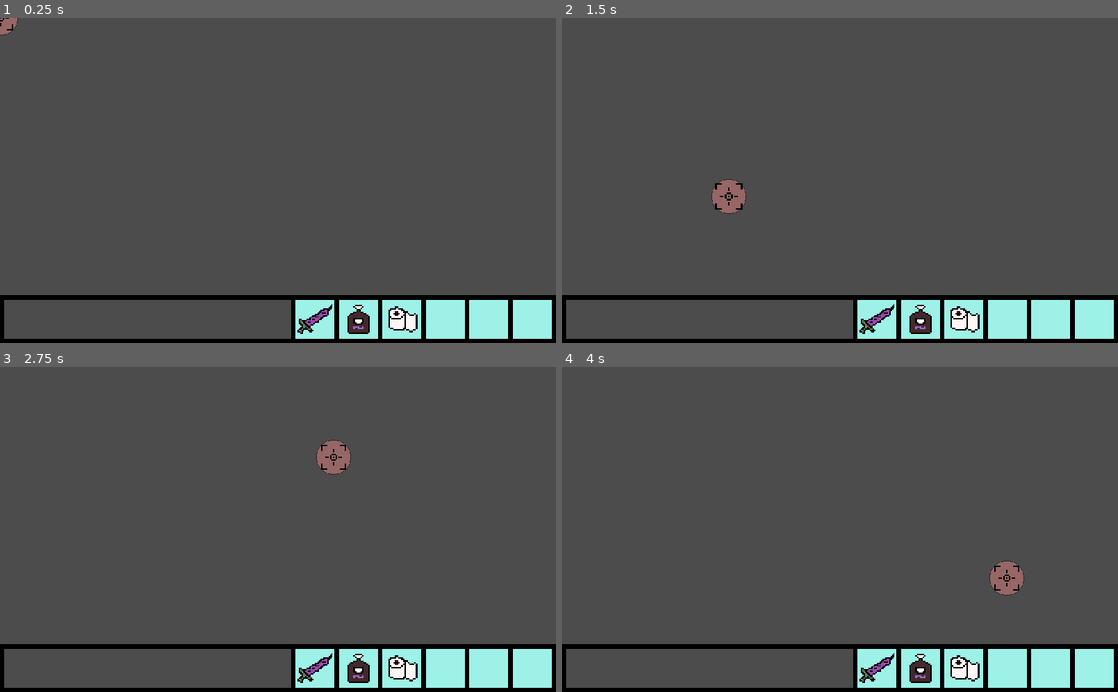
Above: before the commit, frames 1-4 (two rows, left to right).
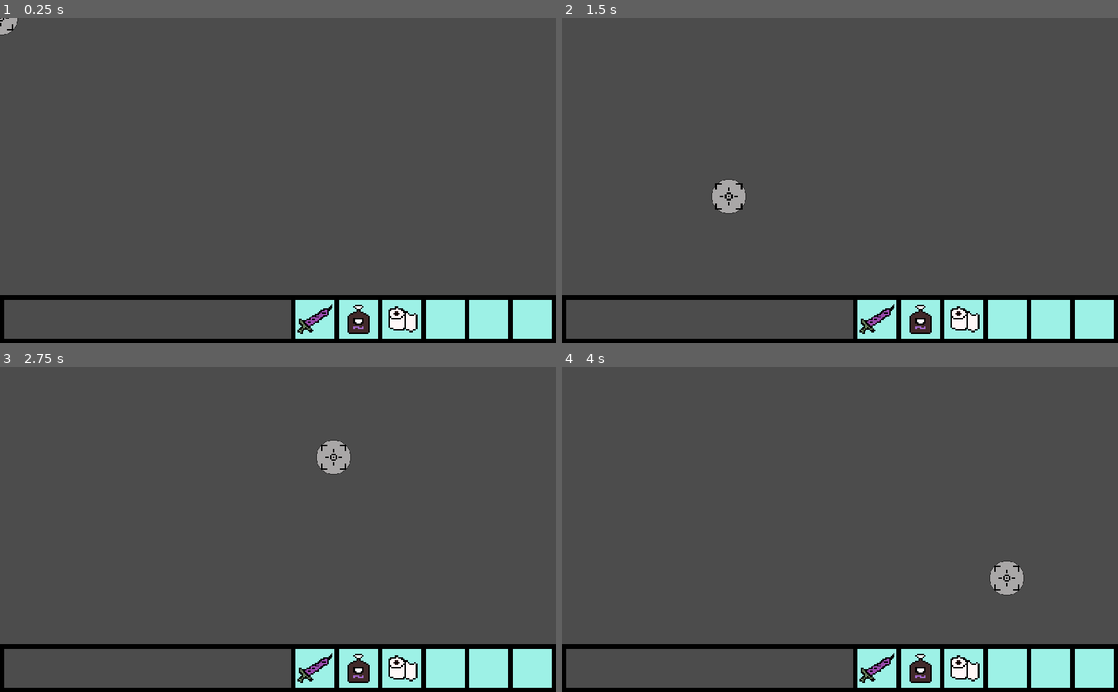
Above: after the commit, the same moments.

Repository: henryliuser/gmtk20
Game: Godot game, scene res://Items/AOE.tscn
Two runs of this game, one before a commit and one after it. Both use one fixed random seed, a clock stepped at 60 frames per second and the inputs below. This scene is started directly instead of the project's main scene.
Inputs (mouse positions are in pixels of both pictures, inside the frame that each line leads up to):
- Up to frame 1 (0.25 s): no input
- Up to frame 2 (1.5 s): tap Enter at 0.5 s; move the mouse to (962, 164) at 0.52 s; hold \ (d_frame_advance) 0.53-1.28 s; click (962, 164) at 0.67 s; tap R (d_reset) at 1.25 s; move the mouse to (728, 196) at 1.27 s; tap \ (d_frame_advance) at 1.35 s; click (728, 196) at 1.42 s
- Up to frame 3 (2.75 s): tap R (d_reset) at 2 s; move the mouse to (333, 458) at 2.02 s; hold \ (d_frame_advance) from 2.03 s (still down); click (333, 458) at 2.17 s
- Up to frame 4 (4 s): tap R (d_reset) at 2.75, 3.5 s; move the mouse to (812, 594) at 2.77 s; release \ (d_frame_advance) at 2.78 s; tap \ (d_frame_advance) at 2.85 s; click (812, 594) at 2.92 s; move the mouse to (1006, 578) at 3.52 s; hold \ (d_frame_advance) from 3.53 s (still down); click (1006, 578) at 3.67 s

The runs differ from the first frame. In frame 1, 0.1% of the frame differs, in the area x 0-4%, y 0-6%; in frame 2, 0.4%; in frame 3, 0.4%; in frame 4, 0.4%, in the area x 77-83%, y 59-71%.
Error in both runs: Attempt to call function 'instance' in base 'null instance' on a null instance. (res://Items/AOE.gd:7)

Commit message:
hud polish

Diff:
--- a/Items/AOE.gd
+++ b/Items/AOE.gd
@@ -3,10 +3,20 @@
 
 func _input(event):
 	if event is InputEventMouseButton and event.pressed:
-		yield(get_tree().create_timer(0.2, false), "timeout")
+#		yield(get_tree().create_timer(0.1, false), "timeout")
 		var item = load(thing).instance()
 		item.position = global_position
 		get_tree().current_scene.add_child(item)
+		$Tween.interpolate_property(self, "scale", scale, scale+Vector2(0.2,0.2), 0.2,
+			Tween.TRANS_CUBIC, Tween.EASE_OUT)
+		$Tween.interpolate_property(self, "scale", scale, Vector2(), 0.5,
+			Tween.TRANS_CUBIC, Tween.EASE_OUT, 0.2)
+#		$Tween.interpolate_property(self, "rotation", 0, 2*PI-0.01, 0.5,
+#			Tween.TRANS_CUBIC, Tween.EASE_OUT)
+		$Tween.interpolate_property(self, "modulate:a", modulate.a, 0, 0.7,
+			Tween.TRANS_CUBIC, Tween.EASE_OUT)
+		$Tween.start()
+		yield(get_tree().create_timer(0.55, false), "timeout")
 		queue_free()
 
 func _physics_process(delta):
--- a/Items/AOE.tscn
+++ b/Items/AOE.tscn
@@ -7,3 +7,5 @@
 modulate = Color( 1, 1, 1, 0.521569 )
 texture = ExtResource( 1 )
 script = ExtResource( 2 )
+
+[node name="Tween" type="Tween" parent="."]
--- a/global/HUD.gd
+++ b/global/HUD.gd
@@ -2,4 +2,10 @@
 onready var cursor = $cursor
 
 func _on_vaccine_released():
-	cursor.select("res://Items/Vaccine.tscn", 2)
+	cursor.select("res://Items/Vaccine.tscn", 2, Color("7dc966"))
+
+func _on_oils_released():
+	cursor.select("res://Items/Oils.tscn", 3.5, Color("#dd7f7f"))
+
+func _on_tp_released():
+	cursor.select("res://Items/ToiletPaper.tscn", 1.5)
--- a/global/HUD.tscn
+++ b/global/HUD.tscn
@@ -82,3 +82,5 @@
 
 [node name="cursor" parent="." instance=ExtResource( 6 )]
 [connection signal="released" from="buttons/vaccine" to="." method="_on_vaccine_released"]
+[connection signal="released" from="buttons/oils" to="." method="_on_oils_released"]
+[connection signal="released" from="buttons/tp" to="." method="_on_tp_released"]
--- a/global/cursor.gd
+++ b/global/cursor.gd
@@ -17,10 +17,12 @@
 		if rotation_degrees > 360: rotation_degrees -= 360
 		print(rotation_degrees)
 
-func select(path, scl):
+func select(path, scl, mod = Color("ffffff")):
 	var aoe = load("res://Items/AOE.tscn").instance()
 	aoe.thing = path
 	aoe.scale = Vector2(scl,scl)
+	aoe.modulate = mod
+	aoe.modulate.a = 0.5
 	get_tree().current_scene.add_child(aoe)
 	selected = true
 	tw.stop_all()
Binary file changed: Assets/aoe_indicator.png
